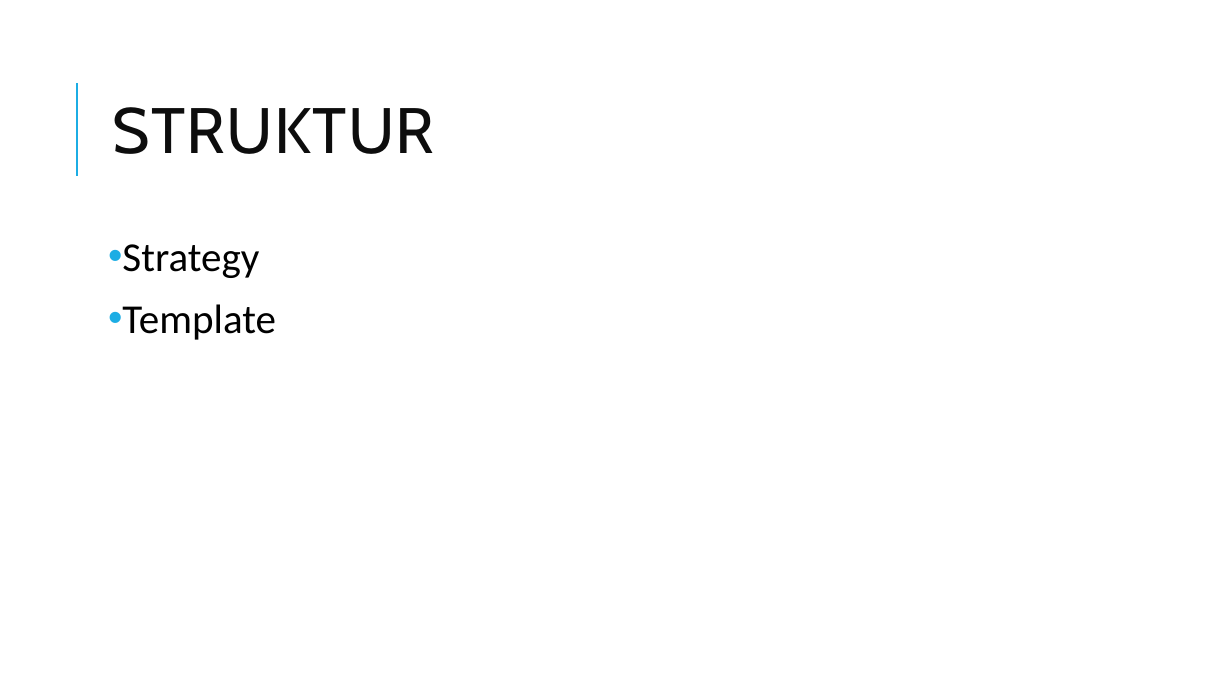
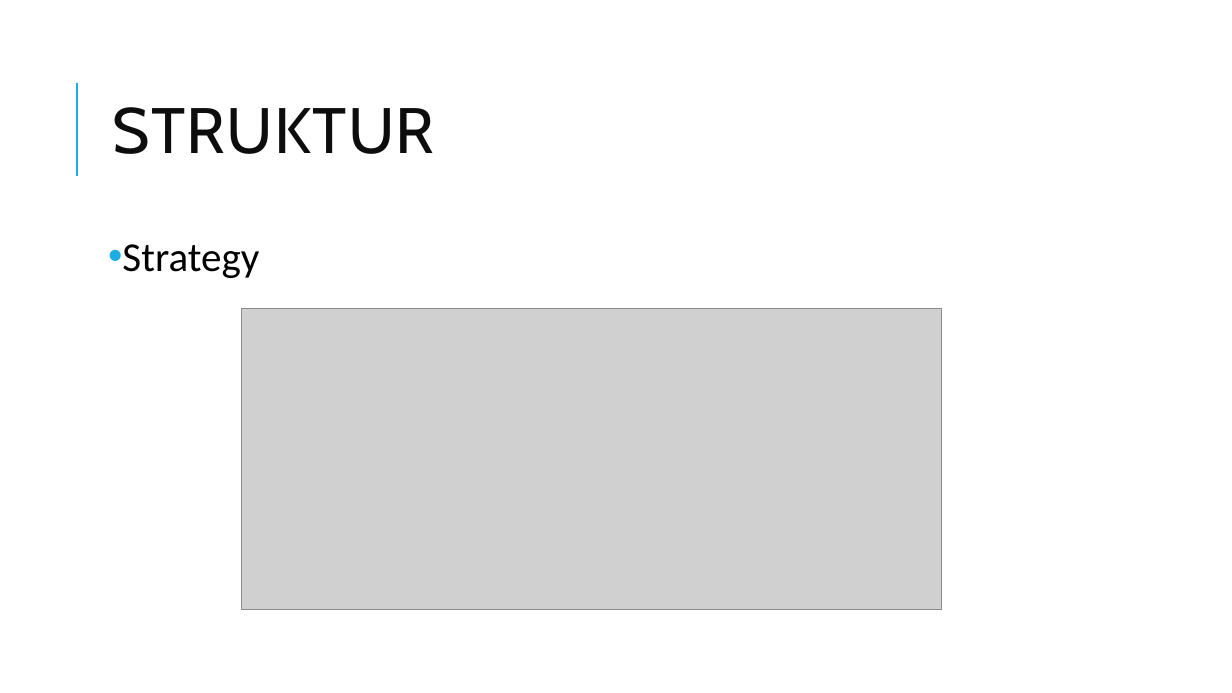
Before and after one commit to niklasmmsoerensen/SWD_DecoratorPattern, a slide deck: slide 5 of Decorator Pattern.pptx. Drawn at 1232x693 pixels with LibreOffice and Linux fonts; fonts in the diff are those of the drawing; grey boxes stand for pictures. Boxes give left, top, right and bottom in pixels: in the first picture for what was removed or moved away, otherwise in the second. Text is boxed around its words. In the diff, an @@ line names an element or a change of style, - is before the commit and + after.

```diff
--- a/Decorator Pattern.pptx
+++ b/Decorator Pattern.pptx
@@ text at [122, 304, 276, 340]: paragraph removed @@
-• Template
@@ picture added at [242, 308, 942, 609] @@
```
Also in this commit, not shown: 2 other slides changed, 1 other file.
